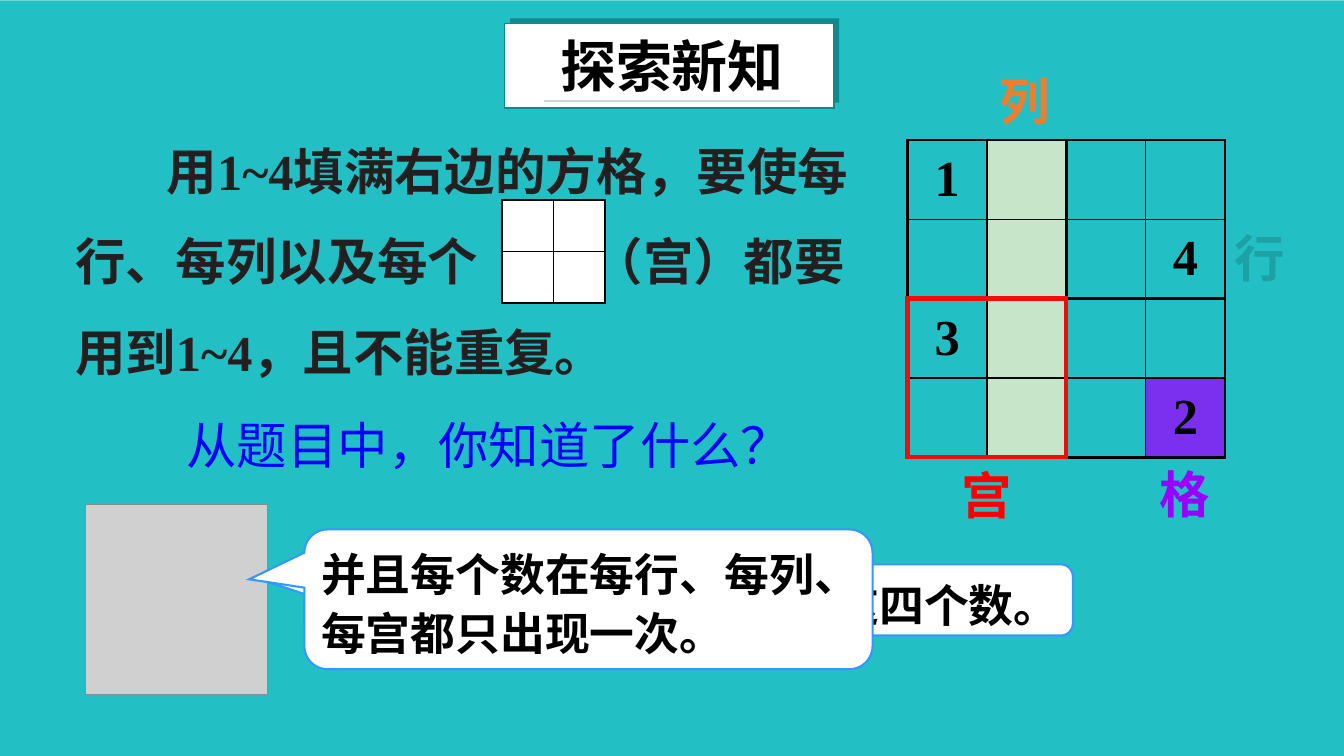
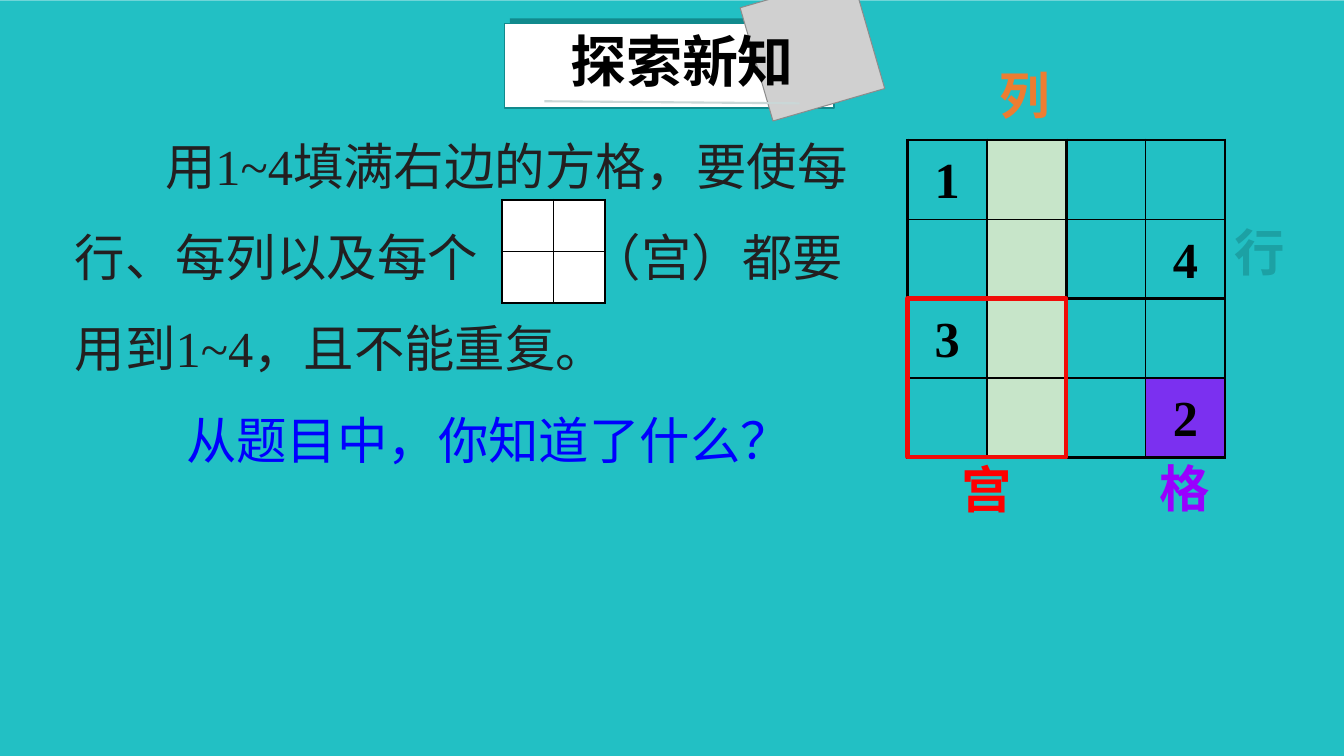
Before and after one commit to Camellia895/Camellia895.github.io, a slide deck: slide 4 of docs/教学/实习/汇报课-二年级下-数独游戏/数独游戏.pptx (slide 3 before the commit). Drawn at 1344x756 pixels with LibreOffice and Linux fonts; fonts in the diff are those of the drawing; grey boxes stand for pictures; background and template pictures are left out. Boxes give left, top, right and bottom in pixels: in the first picture for what was removed or moved away, otherwise in the second. Text is boxed around its words. In the diff, an @@ line names an element or a change of style, - is before the commit and + after.

```diff
--- a/docs/教学/实习/汇报课-二年级下-数独游戏/数独游戏.pptx
+++ b/docs/教学/实习/汇报课-二年级下-数独游戏/数独游戏.pptx
@@ rectangle removed at box(0, 0, 1344, 756) @@
@@ rectangle added at box(0, 0, 1344, 756), fill #22C0C4 @@
@@ rectangle removed at box(505, 24, 835, 109) @@
@@ rectangle added at box(505, 24, 835, 109), fill #FFFFFF, outline #118A8D 1 pt @@
@@ text "探索新知" at box(570, 26, 794, 97): line spacing 1 to 48pt @@
@@ rectangle removed at box(510, 18, 840, 103) @@
@@ rectangle added at box(510, 18, 840, 103), fill #118A8D @@
@@ picture added at box(740, 0, 885, 121) @@
@@ text "用1~4填满右边的方格，要使每行、每列以及每个 （宫）都要用到1~4，且不能重复。" at box(75, 142, 847, 372): font Times New Roman to Noto Sans CJK SC in "用1~4填满右边的方格，要使每行、每列以及每个 （宫）都要用到1~4，且不能重复。"; bold off; line spacing 1.5 to 65pt @@
@@ line removed from (544, 101) to (800, 101) @@
@@ line added from (544, 101) to (800, 104), #CAD7D7 1.5 pt @@
@@ table at box(907, 140, 1226, 458) @@
@@ line spacing 1 to 43pt @@
@@ text "从题目中，你知道了什么？" at box(186, 416, 791, 464): line spacing 1.2 to 52pt @@
@@ line spacing 1 to 43pt in 4 elements at box(1224, 216, 1328, 309), box(999, 71, 1049, 119), box(1159, 456, 1209, 512), box(961, 457, 1011, 513) @@
@@ picture removed at box(86, 505, 268, 695) @@
@@ rounded speech box removed at box(304, 529, 873, 669) @@
-并且每个数在每行、每列、每宫都只出现一次。
@@ rounded speech box removed at box(304, 565, 1073, 636) @@
-每行、每列、每宫都有1~4这四个数。
```
Also in this commit, not shown: 5 other slides changed, 2 slides added, 3 slides removed, 13 other files.
